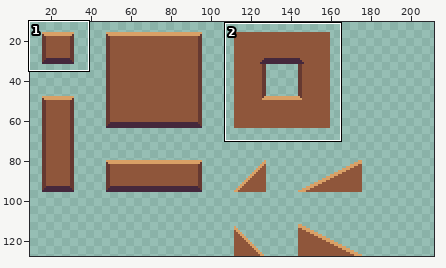
Two versions of one sprite sheet, Assets/Tilemaps/Tilemap.png. Above: a wide view before the commit, with the close-up outlined.
Close-up. Old version:
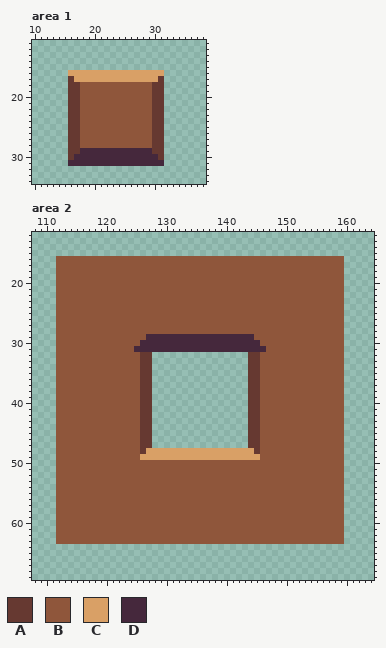
The file is 200x128 pixels. Shown: area 1: x 10..38, y 11..34; area 2: x 108..164, y 12..69. The old version is drawn lined up with the new one, on the new canvas. The wide view leaves out empty margins. The commit also changed other parts of the picture, which this record leaves out.
Palette (. is transparent): A #663931  B #8f563b  C #d9a066  D #45283c
After:
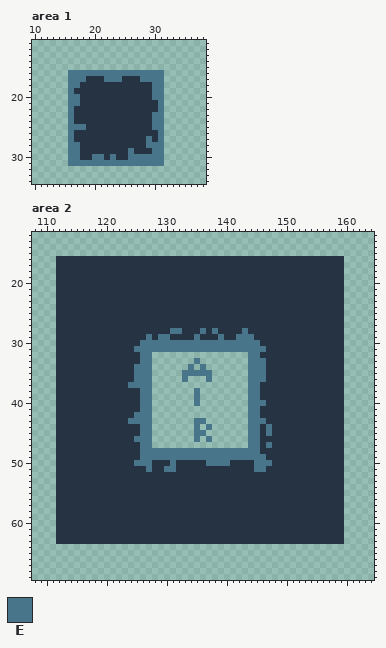
Colours new in this view: E #49758b
From old to new:
canvas 200x128 -> 299x128
colour B: #8f563b -> #263342
Changed rows in their new state; - is a pixel that keeps its letter.
Area 1:
first column x 16:
16 EEEEEEEEEEEEEEEE
17 EEEBBBEEEBBBEEEE
18 EE------------EE
19 EB------------EE
20 EE------------EE
21 EE------------BE
22 EB------------BE
23 EB------------EE
24 EB------------EE
25 EEE-----------EE
26 EB------------BE
27 EB-----------EBE
28 EE-----------EEE
29 EEBBBBBBBBEBBBEE
30 EEBBEEBEBBEEEEEE
31 EEEEEEEEEEEEEEEE
Area 2:
first column x 124:
28 -------EE---E-E----E----
29 ---EBEEBBBBEBBBEBBEEE---
30 --EEEEEEEEEEEEEEEEEEEE--
31 -EEEEEEEEEEEEEEEEEEEEEE-
32 --EE----------------EE--
33 --EE-------E--------EEE-
34 -EEE------E-E-------EEE-
35 -EEE-----EEEEE------EEE-
36 -EEE-----E---E------EEE-
37 EEEE----------------EE--
38 --EE-------E--------EE--
39 --EE-------E--------EE--
40 --EE-------E--------EEE-
41 --EE----------------EE--
42 -EEE----------------EE--
43 EEEE-------EE-------EEE-
44 --EE-------E-E------EE-E
45 --EE-------EE-------EE-E
46 -EEE-------E-E------EE--
47 --EE----------------EE-E
48 --EEEEEEEEEEEEEEEEEEEE--
49 --EEEEEEEEEEEEEEEEEEEEE-
50 -EEE---E-----EEEE----EEE
51 ---E--EE-------------EE-
